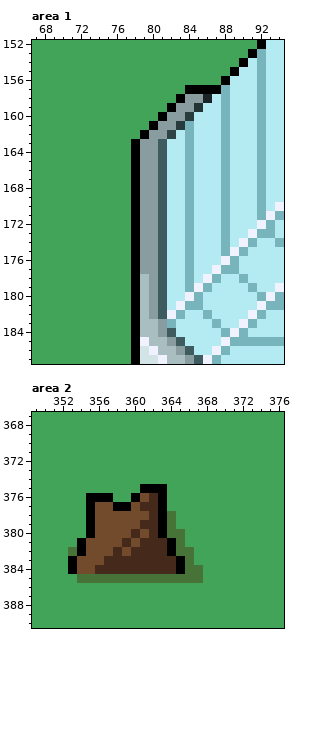
Edited in one commit: pixel-art file (public/assets/aseprite/levels/loop-exterior-draft.aseprite). Above, as it was before the edit.
960x528 pixels, 1 frame. Colours within 5 levels of each other are drawn and written as one. Shown: area 1: x 67..94, y 152..187; area 2: x 349..376, y 367..390.
The result:
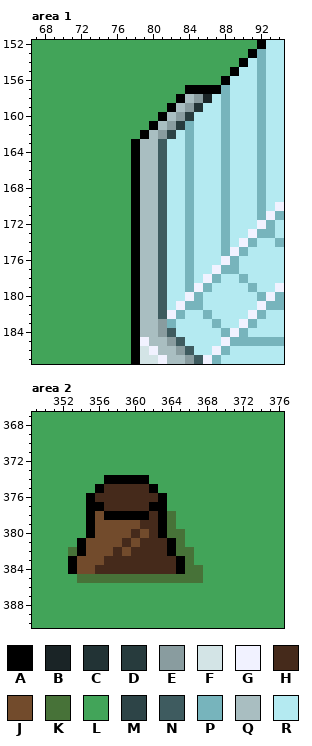
Palette (. is transparent): A #000000  B #1a2426  C #223335  D #273b3d  E #899c9f  F #d3e4e6  G #f1f2ff  H #452a1b  J #724b2c  K #477238  L #42a459  M #2d4447  N #3e5b5f  P #77b4bc  Q #a9bec1  R #b4eaf1
The exact change:
Area 1:
The edit turns colour E into colour Q in row 158 at x 84; in row 159 at x 83; in row 160 at x 82; in row 161 at x 81; in row 162 at x 80; in rows 163 to 177 at x 79 to 80.
The edit turns colour E into colour Q in rows 178 to 182 at x 80.
Area 2:
The edit turns colour H into colour A in row 377 at x 362.
The edit turns colour J into colour A in row 377 at x 356; in row 378 at x 357 to 361.
The edit turns colour L into colour A in row 374 at x 357 to 361; in row 375 at x 356.
The edit turns colour A into colour H in row 375 at x 361; in row 376 at x 356 to 357 and 360; in row 377 at x 358 to 359.
The edit turns colour J into colour H in row 376 at x 361; in row 377 at x 357 and 360.
The edit turns colour L into colour H in row 375 at x 357 to 360; in row 376 at x 358 to 359.
The edit turns colour A into colour L in row 375 at x 363.
Changed places in both pictures, as pixel boxes (x1, y1, x2, y2):
changed: (140, 94, 194, 319)
changed: (95, 475, 167, 520)
